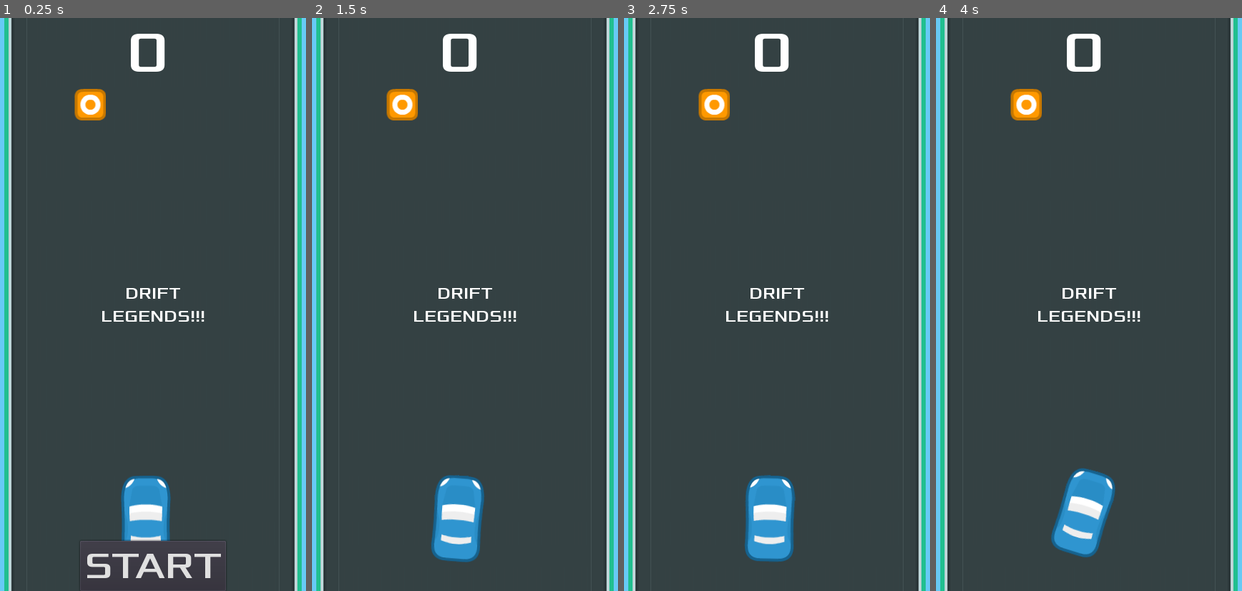
Above: before the commit, frames 1-4 (left to right).
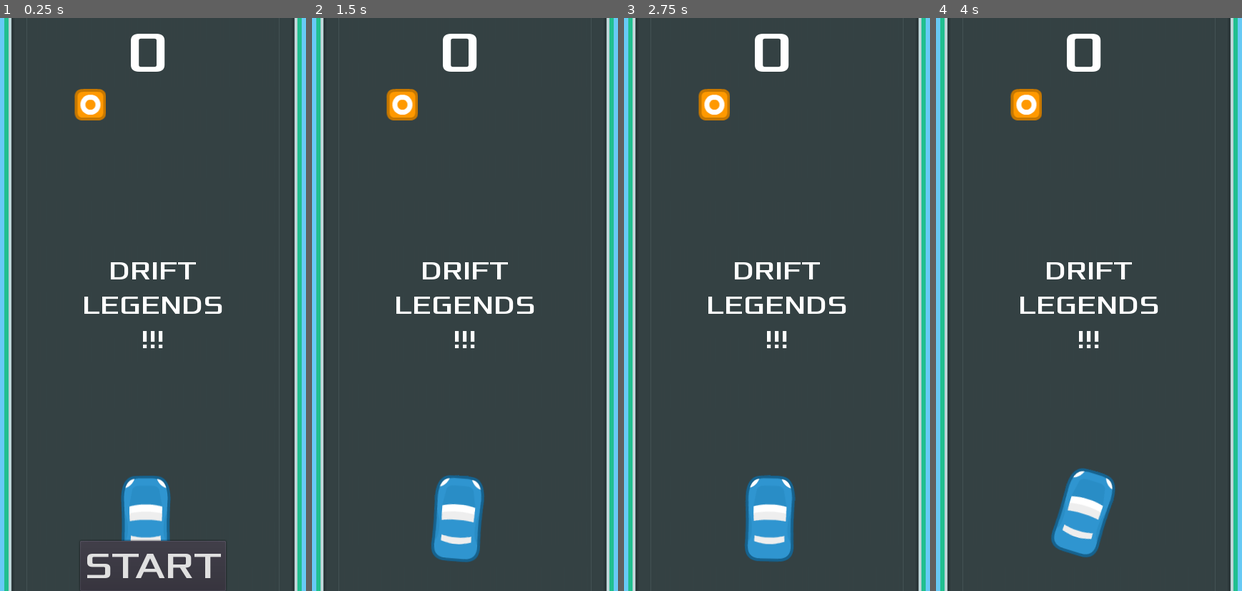
Above: after the commit, the same moments.

Repository: 20Deepshikha/final-project-gameteam
Game: Godot game, scene res://Game.tscn
Two runs of this game, one before a commit and one after it. Both use one fixed random seed, a clock stepped at 60 frames per second and the inputs below.
Inputs:
- Up to frame 1 (0.25 s): no input
- Up to frame 2 (1.5 s): click "START" at 0.5 s; tap Enter at 1.25 s; hold Right (ui_right) from 1.28 s (still down)
- Up to frame 3 (2.75 s): release Right (ui_right) at 2.03 s; hold Left (ui_left) from 2.03 s (still down)
- Up to frame 4 (4 s): release Left (ui_left) at 2.78 s; hold Right (ui_right) 2.78-3.53 s; hold Up (ui_up) from 3.53 s (still down)

The runs differ from the first frame. In frame 1, 1.5% of the frame differs, in the area x 27-73%, y 42-58%; in frame 2, 1.5%; in frame 3, 1.5%; in frame 4, 1.5%.
Error before the commit: Parse Error: The identifier "DeathCount" isn't declared in the current scope. (res://Game.gd:22)
Error after the commit: Invalid set index 'position' (on base: 'null instance') with value of type 'Vector2'. (res://Game.gd:23)

Commit message:
updated script

Diff:
--- a/Game.gd
+++ b/Game.gd
@@ -1,30 +1,44 @@
 extends Node2D
-
 
 # Declare member variables here. Examples:
 # var a = 2
 # var b = "text"
-
+var player : Node2D
+var score : int
 
 # Called when the node enters the scene tree for the first time.
 func _ready():
-	pass # Replace with function body.
+	# Find the player node in the scene tree
+	player = get_node("Player")
 
+	# Set the starting score
+	score = 0
 
 # Called every frame. 'delta' is the elapsed time since the previous frame.
-#func _process(delta):
-#	pass
-func new_game():
-	$StaticBody2D.show()
-	$StaticBody2D/Heart1.show()
-	$StaticBody2D/Heart2.show()
-	$StaticBody2D/Heart3.show()
-	DeathCount = 0
-	get_tree().call_group("mobs", "queue_free")
-	$Music.play()
+# func _process(delta):
+#     pass
+
+func _on_HUD_start_game():
+	# Start the game by setting the player's position and resetting the score
+	player.position = Vector2(0, 0)
 	score = 0
-	$Player.start($StartPosition.position)
-	$StartTimer.start()
-	$HUD.update_score(score)
-	$HUD.show_message("Get Ready")
-	$HUD/HighScore.hide()
+
+	# Hide the HUD and show the game over screen
+	get_node("HUD").hide()
+	get_node("GameOverScreen").hide()
+
+func add_score(points : int):
+	# Add the specified number of points to the score
+	score += points
+
+	# Update the score label in the HUD
+	get_node("HUD/ScoreLabel").text = "Score: " + str(score)
+
+func game_over():
+	# Show the game over screen and the final score
+	get_node("GameOverScreen/ScoreLabel").text = "Final Score: " + str(score)
+	get_node("GameOverScreen").show()
+
+	# Pause the game and disable the player's movement
+	get_tree().paused = true
+	player.get_node("Movement").set_process(false)
--- a/Game.tscn
+++ b/Game.tscn
@@ -115,3 +115,4 @@
 [node name="HUD" parent="." instance=ExtResource( 4 )]
 
 [connection signal="body_entered" from="Area2D2" to="car" method="on_car_reaches_end"]
+[connection signal="start_game" from="HUD" to="." method="_on_HUD_start_game"]
--- a/HUD.tscn
+++ b/HUD.tscn
@@ -8,7 +8,7 @@
 font_data = ExtResource( 1 )
 
 [sub_resource type="DynamicFont" id=2]
-size = 23
+size = 37
 font_data = ExtResource( 1 )
 
 [sub_resource type="DynamicFont" id=3]
@@ -32,10 +32,10 @@
 anchor_top = 0.5
 anchor_right = 0.5
 anchor_bottom = 0.5
-margin_left = -74.0
-margin_top = -30.5
-margin_right = 74.0
-margin_bottom = 30.5
+margin_left = -100.0
+margin_top = -70.5
+margin_right = 100.0
+margin_bottom = 70.5
 custom_fonts/font = SubResource( 2 )
 text = "DRIFT LEGENDS!!!"
 align = 1
